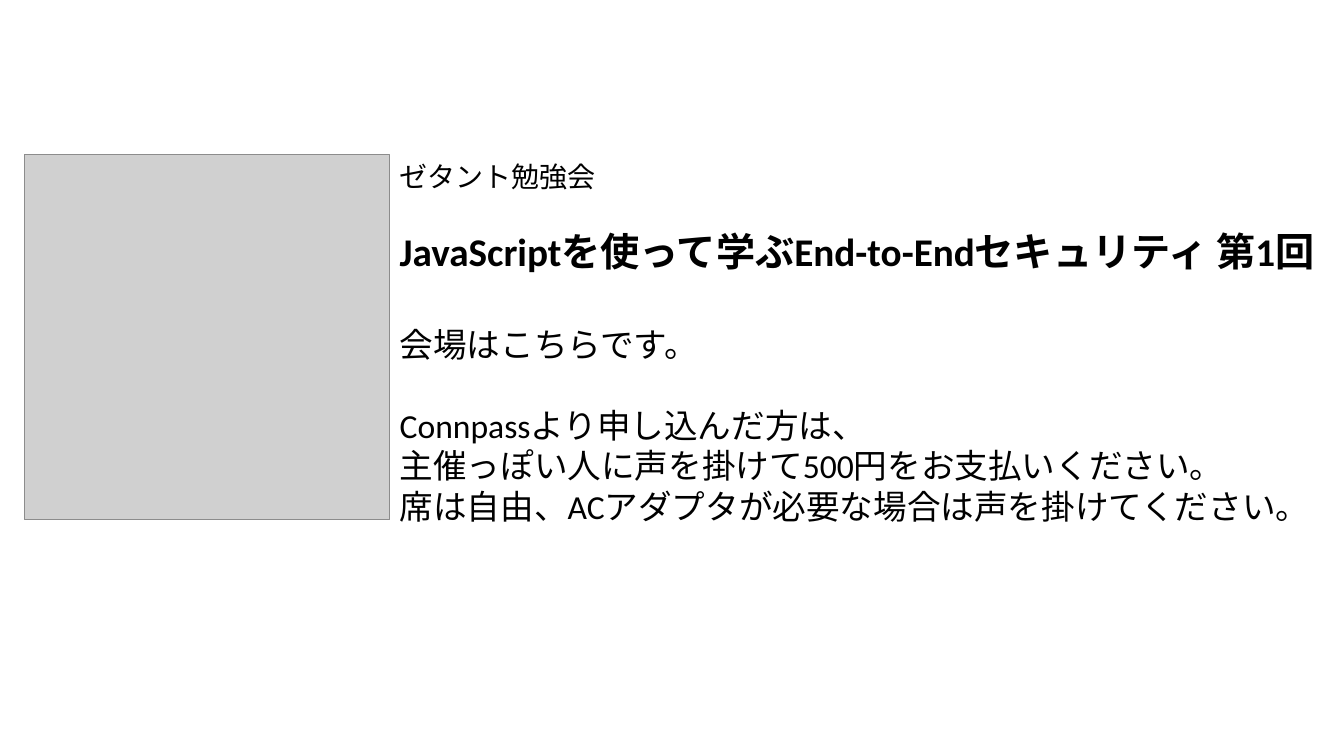
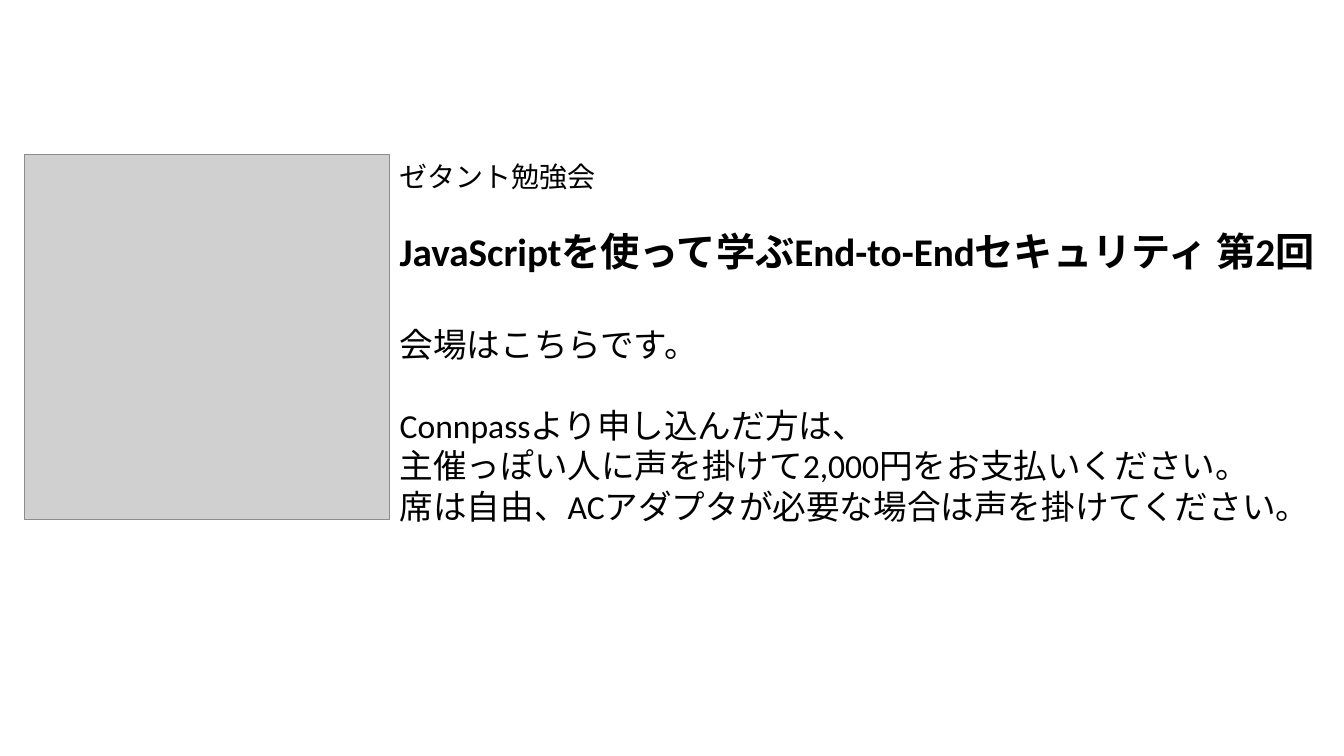
Before and after one commit to junkurihara/class-e2e_security_js, a slide deck: slide 1 of chirashi.pptx. Drawn at 1344x756 pixels with LibreOffice and Linux fonts; fonts in the diff are those of the drawing; grey boxes stand for pictures. Boxes give left, top, right and bottom in pixels: in the first picture for what was removed or moved away, otherwise in the second. Text is boxed around its words. In the diff, an @@ line names an element or a change of style, - is before the commit and + after.

```diff
--- a/chirashi.pptx
+++ b/chirashi.pptx
@@ text at (400,232,1314,272): text changed @@
-JavaScriptを使って学ぶEnd-to-Endセキュリティ 第1回
+JavaScriptを使って学ぶEnd-to-Endセキュリティ 第2回
@@ text at (400,449,1249,482): text changed @@
-主催っぽい人に声を掛けて500円をお支払いください。
+主催っぽい人に声を掛けて2,000円をお支払いください。
```
Also in this commit, not shown: 1 other slide changed, 4 other files.
